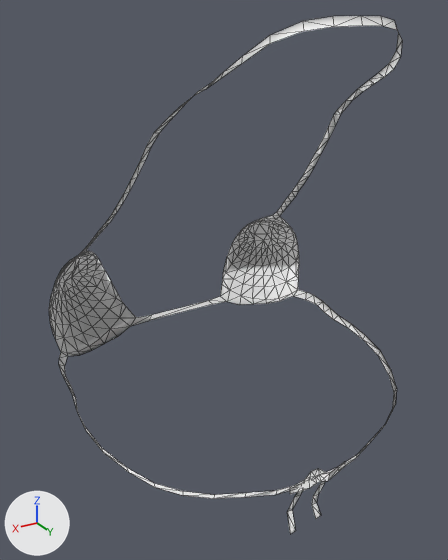
Two versions of the glTF model apps/web/public/assets/3dx/clothes/underwear/3dx_f_underwear_bra_lace.glb, one commit apart.
The view is the same before and after, from a 50 mm lens placed at (0.232, 0.334, 1.5), pointed at (0.011, -0.035, 1.315). The lights are fixed; the arrows at lower left show +X, +Y and +Z. The older version comes first. Mesh edges are drawn as thin lines. Vertices at exactly the same position are counted once.

In view in the first picture: 'bra_2'.
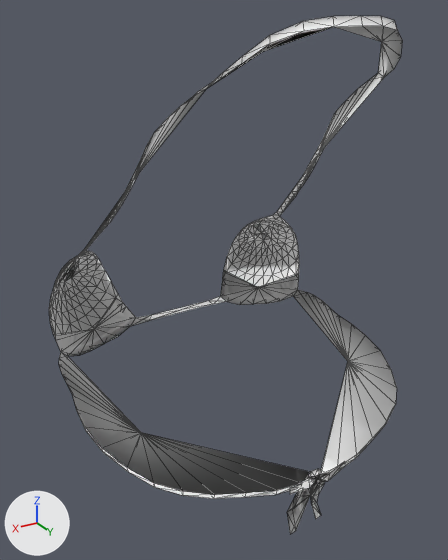
Location of each change, (x1, y1, x2, y2) in pixels of the pictures (448 x 560 px):
part 1 of me_bra_2, added: after (54, 270, 397, 534)
part 2 of me_bra_2, added: after (60, 26, 402, 283)

The edits, one by one:
me_bra_2 is used by ob_bra_2; location (0.0, 0.0, 0.0).
me_bra_2 had 440 vertices, 632 faces and spanned x -0.131..0.131, y -0.149..0.081, z 1.152..1.499.
me_bra_2 now has 459 vertices, 924 faces and spans x -0.131..0.131, y -0.149..0.081, z 1.152..1.499.
Part 1, on me_bra_2:
9 vertices are added at x -0.096..0.096, y -0.131..0.076, z 1.188..1.252.
158 new faces join them.
Part 2, on me_bra_2:
10 vertices are added at x -0.096..0.096, y -0.143..0.064, z 1.302..1.486.
134 new faces join them.
